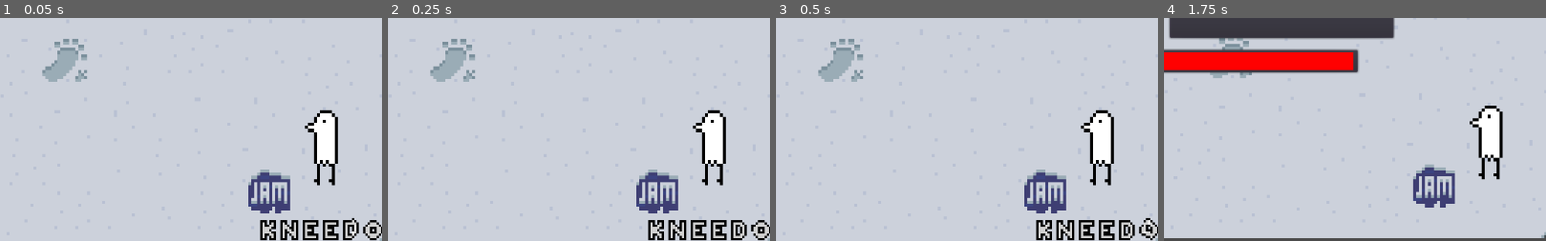
Above: before the commit, frames 1-4 (left to right).
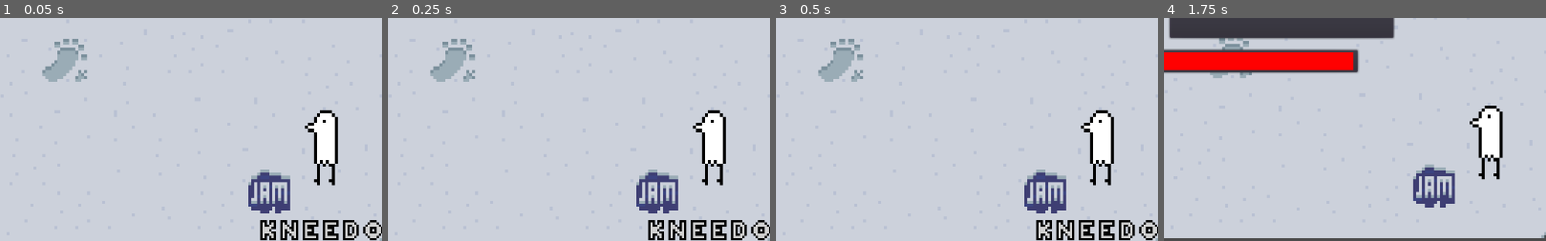
Above: after the commit, the same moments.

Repository: rchin157/gamejamNov2020
Game: Godot game, scene res://Level/Main Menu.tscn
Two runs of this game, one before a commit and one after it. Both use one fixed random seed, a clock stepped at 60 frames per second and the inputs below. Sound files missing from this copy of the repository are replaced by a short silence.
Inputs (mouse positions are % of the whole screen's width and height, from its top left):
- Up to frame 1 (0.05 s): no input
- Up to frame 2 (0.25 s): no input
- Up to frame 3 (0.5 s): no input
- Up to frame 4 (1.75 s): click "Start" at 0.5 s; click (34, 50) at 1.27 s; type "12" at 1.35 s
The pictures show only the part of the screen within x 49-99%, y 50-100%; the shares and areas given below are measured in that part.

The runs differ from the first frame. In frame 1, 0.1% of the frame differs, in the area x 92-94%, y 89-100%; in frame 2, less than 0.1%; in frame 3, 0.1%, in the area x 96-98%, y 89-100%; in frame 4, nothing differs.

Commit message:
sound good sync

Diff:
--- a/Level/Main Menu.tscn
+++ b/Level/Main Menu.tscn
@@ -40,7 +40,7 @@
 position = Vector2( 944.35, 584.301 )
 scale = Vector2( 3, 3 )
 frames = ExtResource( 1 )
-frame = 53
+frame = 81
 playing = true
 
 [node name="start" type="Button" parent="."]
Not shown, changed: Sound/Music/Burning Heart (End CG) (1).wav.import
Not shown, changed: Sound/Music/ChopA.wav.import
Not shown, changed: Sound/Music/ChopB.wav.import
Not shown, changed: Sound/Music/Cook.wav.import
Not shown, changed: Sound/Music/Game Over.wav.import
Not shown, changed: Sound/Music/HuntA.wav.import
Not shown, changed: Sound/Music/HuntB_1.wav.import
Not shown, changed: Sound/Music/Lantern-Lit.wav.import
Not shown, changed: Sound/Music/Lantern-Proximity.wav.import
Not shown, changed: Sound/Music/Marshmallows-_Title_.wav.import
Not shown, changed: Sound/Music/WalkA.wav.import
Not shown, changed: Sound/Music/WalkB.wav.import
(and 1 more such lines)
